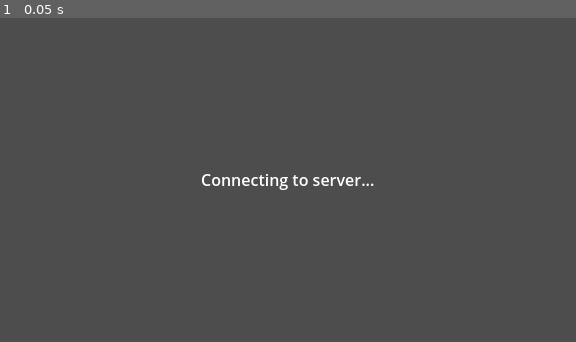
Above: before the commit, frame 1.
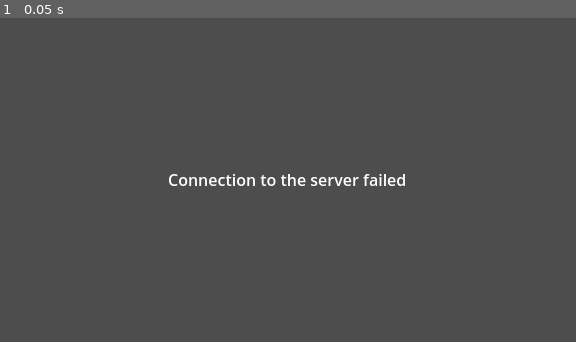
Above: after the commit, the same moment.

Repository: draicor/outstar
Game: Godot game, scene res://main.tscn
Same seed, same stepped clock (60 frames per second), same inputs: the game is played once before the commit and once after it.
Inputs:
- Up to frame 1 (0.05 s): no input

The runs differ from the first frame. In frame 1, 0.8% of the frame differs, in the area x 29-71%, y 48-54%.

Commit message:
07/01/2025
- Removed the boolean variable inside the heartbeat packet since its not used.
- Removed the client_id variable inside the client_id packet since the server sends the client its id as the sender_id anyway.
- Renamed the client_id packet to be a handshake packet.

Diff:
--- a/client/packets.gd
+++ b/client/packets.gd
@@ -702,25 +702,11 @@
 			return PB_ERR.PARSE_INCOMPLETE
 		return result
 
-class ClientId:
+class Handshake:
 	func _init():
 		var service
 
-		_id = PBField.new("id", PB_DATA_TYPE.UINT64, PB_RULE.OPTIONAL, 1, true, DEFAULT_VALUES_3[PB_DATA_TYPE.UINT64])
-		service = PBServiceField.new()
-		service.field = _id
-		data[_id.tag] = service
-
 	var data = {}
-
-	var _id: PBField
-	func get_id() -> int:
-		return _id.value
-	func clear_id() -> void:
-		data[1].state = PB_SERVICE_STATE.UNFILLED
-		_id.value = DEFAULT_VALUES_3[PB_DATA_TYPE.UINT64]
-	func set_id(value : int) -> void:
-		_id.value = value
 
 	func _to_string() -> String:
 		return PBPacker.message_to_string(data)
@@ -747,21 +733,7 @@
 	func _init():
 		var service
 
-		_heartbeat = PBField.new("heartbeat", PB_DATA_TYPE.BOOL, PB_RULE.OPTIONAL, 1, true, DEFAULT_VALUES_3[PB_DATA_TYPE.BOOL])
-		service = PBServiceField.new()
-		service.field = _heartbeat
-		data[_heartbeat.tag] = service
-
 	var data = {}
-
-	var _heartbeat: PBField
-	func get_heartbeat() -> bool:
-		return _heartbeat.value
-	func clear_heartbeat() -> void:
-		data[1].state = PB_SERVICE_STATE.UNFILLED
-		_heartbeat.value = DEFAULT_VALUES_3[PB_DATA_TYPE.BOOL]
-	func set_heartbeat(value : bool) -> void:
-		_heartbeat.value = value
 
 	func _to_string() -> String:
 		return PBPacker.message_to_string(data)
@@ -799,11 +771,11 @@
 		service.func_ref = Callable(self, "new_chat_message")
 		data[_chat_message.tag] = service
 
-		_client_id = PBField.new("client_id", PB_DATA_TYPE.MESSAGE, PB_RULE.OPTIONAL, 3, true, DEFAULT_VALUES_3[PB_DATA_TYPE.MESSAGE])
+		_handshake = PBField.new("handshake", PB_DATA_TYPE.MESSAGE, PB_RULE.OPTIONAL, 3, true, DEFAULT_VALUES_3[PB_DATA_TYPE.MESSAGE])
 		service = PBServiceField.new()
-		service.field = _client_id
-		service.func_ref = Callable(self, "new_client_id")
-		data[_client_id.tag] = service
+		service.field = _handshake
+		service.func_ref = Callable(self, "new_handshake")
+		data[_handshake.tag] = service
 
 		_heartbeat = PBField.new("heartbeat", PB_DATA_TYPE.MESSAGE, PB_RULE.OPTIONAL, 4, true, DEFAULT_VALUES_3[PB_DATA_TYPE.MESSAGE])
 		service = PBServiceField.new()
@@ -832,29 +804,29 @@
 		_chat_message.value = DEFAULT_VALUES_3[PB_DATA_TYPE.MESSAGE]
 	func new_chat_message() -> Chat:
 		data[2].state = PB_SERVICE_STATE.FILLED
-		_client_id.value = DEFAULT_VALUES_3[PB_DATA_TYPE.MESSAGE]
+		_handshake.value = DEFAULT_VALUES_3[PB_DATA_TYPE.MESSAGE]
 		data[3].state = PB_SERVICE_STATE.UNFILLED
 		_heartbeat.value = DEFAULT_VALUES_3[PB_DATA_TYPE.MESSAGE]
 		data[4].state = PB_SERVICE_STATE.UNFILLED
 		_chat_message.value = Chat.new()
 		return _chat_message.value
 
-	var _client_id: PBField
-	func has_client_id() -> bool:
+	var _handshake: PBField
+	func has_handshake() -> bool:
 		return data[3].state == PB_SERVICE_STATE.FILLED
-	func get_client_id() -> ClientId:
-		return _client_id.value
-	func clear_client_id() -> void:
+	func get_handshake() -> Handshake:
+		return _handshake.value
+	func clear_handshake() -> void:
 		data[3].state = PB_SERVICE_STATE.UNFILLED
-		_client_id.value = DEFAULT_VALUES_3[PB_DATA_TYPE.MESSAGE]
-	func new_client_id() -> ClientId:
+		_handshake.value = DEFAULT_VALUES_3[PB_DATA_TYPE.MESSAGE]
+	func new_handshake() -> Handshake:
 		_chat_message.value = DEFAULT_VALUES_3[PB_DATA_TYPE.MESSAGE]
 		data[2].state = PB_SERVICE_STATE.UNFILLED
 		data[3].state = PB_SERVICE_STATE.FILLED
 		_heartbeat.value = DEFAULT_VALUES_3[PB_DATA_TYPE.MESSAGE]
 		data[4].state = PB_SERVICE_STATE.UNFILLED
-		_client_id.value = ClientId.new()
-		return _client_id.value
+		_handshake.value = Handshake.new()
+		return _handshake.value
 
 	var _heartbeat: PBField
 	func has_heartbeat() -> bool:
@@ -867,7 +839,7 @@
 	func new_heartbeat() -> Heartbeat:
 		_chat_message.value = DEFAULT_VALUES_3[PB_DATA_TYPE.MESSAGE]
 		data[2].state = PB_SERVICE_STATE.UNFILLED
-		_client_id.value = DEFAULT_VALUES_3[PB_DATA_TYPE.MESSAGE]
+		_handshake.value = DEFAULT_VALUES_3[PB_DATA_TYPE.MESSAGE]
 		data[3].state = PB_SERVICE_STATE.UNFILLED
 		data[4].state = PB_SERVICE_STATE.FILLED
 		_heartbeat.value = Heartbeat.new()
--- a/client/states/lobby/lobby.gd
+++ b/client/states/lobby/lobby.gd
@@ -45,8 +45,7 @@
 func _on_websocket_heartbeat_attempt() -> void:
 	# We create a new packet of type heartbeat
 	var packet := packets.Packet.new()
-	var heartbeat := packet.new_heartbeat()
-	heartbeat.set_heartbeat(true)
+	packet.new_heartbeat()
 
 	# This serializes and sends our message
 	var err := WebSocket.send(packet)
--- a/client/states/start/start.gd
+++ b/client/states/start/start.gd
@@ -43,14 +43,13 @@
 	status.text = "Connection to the server failed"
 
 func _on_websocket_packet_received(packet: packets.Packet) -> void:
-	var sender_id := packet.get_sender_id()
+	# If the packet is a handshake packet
+	if packet.has_handshake():
+		# We get the sender_id and store it on our client
+		_handle_packet_handshake(packet.get_sender_id())
 
-	if packet.has_client_id():
-		_handle_packet_client_id(sender_id, packet.get_client_id())
-
-# FIX THIS -> sender_id is not being used!
-func _handle_packet_client_id(_sender_id: int, packet_client_id: packets.ClientId) -> void:
+func _handle_packet_handshake(sender_id: int) -> void:
 	# We are setting the client ID in the GameManager Global when we receive it
-	GameManager.client_id = packet_client_id.get_id()
+	GameManager.client_id = sender_id
 	# We can then transition into the Lobby scene
 	GameManager.set_state(GameManager.State.LOBBY)
--- a/client/states/start/start.tscn
+++ b/client/states/start/start.tscn
@@ -4,7 +4,6 @@
 
 [node name="Start" type="Node"]
 script = ExtResource("1_xfs5y")
-server = 1
 
 [node name="UI" type="CanvasLayer" parent="."]
 
Not shown, changed: server/cmd/db.sqlite
Not shown, changed: server/internal/server/clients/websocket.go
Not shown, changed: server/internal/server/hub.go
Not shown, changed: server/internal/server/states/connected.go
Not shown, changed: server/pkg/packets/packets.pb.go
Not shown, changed: server/pkg/packets/utils.go
Not shown, changed: shared/packets.proto
